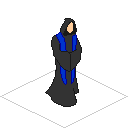
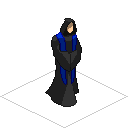
Comparing the layer stacks of the two 128×128 images. Changes:
added layer "17-highlights" (multiply) in group "17-PriestWalkBottomRight" over [45, 19, 82, 105]
